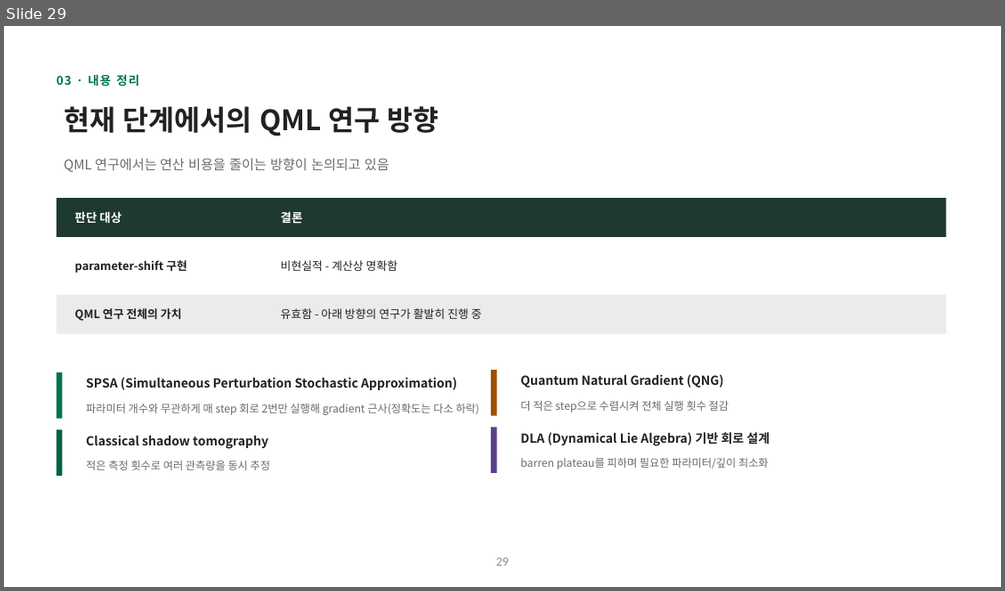
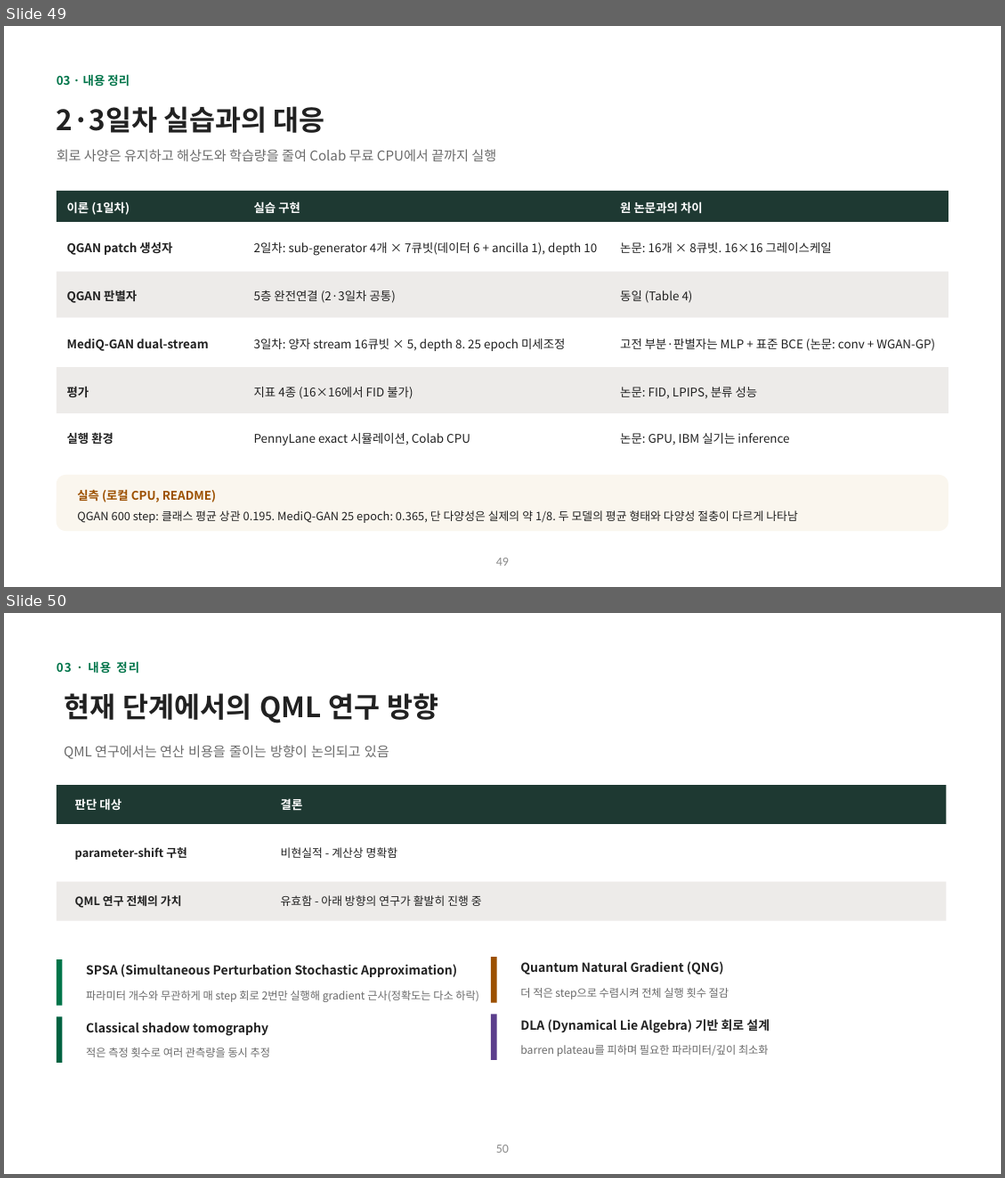
Before and after one commit to hyunhp/skin_disease_qml, a slide deck: practice/day1_slides/day1_theory_slides.pptx. Shown one above the other, each under a label of ours: slide 29 before the commit, slides 49 and 50 after it. The pictures are 1005x591 and 1005x1178 pixels, drawn with LibreOffice and Linux fonts; fonts in the diff are those of the drawing. Boxes give left, top, right and bottom in pixels: in the first picture for what was removed or moved away, otherwise in the second. Text is boxed around its words. In the diff, an @@ line names an element or a change of style, - is before the commit and + after.

```diff
--- a/practice/day1_slides/day1_theory_slides.pptx
+++ b/practice/day1_slides/day1_theory_slides.pptx
@@ slide 49 added at <box>4,26,1001,587</box>, background #FFFFFF @@
@@ text added at <box>57,74,129,87</box>, 11.5 pt, text #00754A, bold @@
+03 · 내용 정리
@@ text added at <box>57,106,325,133</box>, 27 pt, text #212121, bold @@
+2·3일차 실습과의 대응
@@ text added at <box>57,149,496,161</box>, 13 pt, text #6B6B6B @@
+회로 사양은 유지하고 해상도와 학습량을 줄여 Colab 무료 CPU에서 끝까지 실행
@@ rectangle added at <box>57,191,948,222</box>, fill #1E3932 @@
@@ text added at <box>67,201,129,215</box>, 11.5 pt, text #FFFFFF, bold @@
+이론 (1일차)
@@ text added at <box>254,201,300,214</box>, 11.5 pt, text #FFFFFF, bold @@
+실습 구현
@@ text added at <box>620,201,703,214</box>, 11.5 pt, text #FFFFFF, bold @@
+원 논문과의 차이
@@ rectangle added at <box>57,222,948,272</box>, fill #FFFFFF @@
@@ text added at <box>67,241,172,255</box>, 11.5 pt, text #212121, bold @@
+QGAN patch 생성자
@@ text added at <box>254,242,597,256</box>, 11.5 pt, text #212121 @@
+2일차: sub-generator 4개 × 7큐빗(데이터 6 + ancilla 1), depth 10
@@ text added at <box>620,242,832,253</box>, 11.5 pt, text #212121 @@
+논문: 16개 × 8큐빗. 16×16 그레이스케일
@@ rectangle added at <box>57,272,948,318</box>, fill #EDEBE9 @@
@@ text added at <box>67,289,137,303</box>, 11.5 pt, text #212121, bold @@
+QGAN 판별자
@@ text added at <box>254,290,396,303</box>, 11.5 pt, text #212121 @@
+5층 완전연결 (2·3일차 공통)
@@ text added at <box>620,290,693,303</box>, 11.5 pt, text #212121 @@
+동일 (Table 4)
@@ rectangle added at <box>57,318,948,367</box>, fill #FFFFFF @@
@@ text added at <box>67,338,209,351</box>, 11.5 pt, text #212121, bold @@
+MediQ-GAN dual-stream
@@ text added at <box>254,338,565,351</box>, 11.5 pt, text #212121 @@
+3일차: 양자 stream 16큐빗 × 5, depth 8. 25 epoch 미세조정
@@ text added at <box>620,338,935,351</box>, 11.5 pt, text #212121 @@
+고전 부분·판별자는 MLP + 표준 BCE (논문: conv + WGAN-GP)
@@ rectangle added at <box>57,367,948,413</box>, fill #EDEBE9 @@
@@ text added at <box>67,386,89,397</box>, 11.5 pt, text #212121, bold @@
+평가
@@ text added at <box>254,386,413,399</box>, 11.5 pt, text #212121 @@
+지표 4종 (16×16에서 FID 불가)
@@ text added at <box>620,386,758,398</box>, 11.5 pt, text #212121 @@
+논문: FID, LPIPS, 분류 성능
@@ rectangle added at <box>57,413,948,459</box>, fill #FFFFFF @@
@@ text added at <box>67,432,113,443</box>, 11.5 pt, text #212121, bold @@
+실행 환경
@@ text added at <box>254,433,470,445</box>, 11.5 pt, text #212121 @@
+PennyLane exact 시뮬레이션, Colab CPU
@@ text added at <box>620,433,789,444</box>, 11.5 pt, text #212121 @@
+논문: GPU, IBM 실기는 inference
@@ rounded rectangle added at <box>57,475,948,531</box>, fill #FAF6EE @@
@@ text added at <box>77,489,798,523</box>, 11 pt, text #212121 @@
+실측 (로컬 CPU, README)
+QGAN 600 step: 클래스 평균 상관 0.195. MediQ-GAN 25 epoch: 0.365, 단 다양성은 실제의 약 1/8. 두 모델의 평균 형태와 다양성 절충이 다르게 나타남
@@ page number added at <box>496,557,509,565</box>, 12 pt, text #8C8C8C @@
+49
@@ what was slide 29 is now slide 50 @@
@@ page number at <box>496,1144,509,1152</box>: text changed @@
-29
+50
```
Also in this commit, not shown: 3 slides changed, 20 other slides added, 27 other files.
